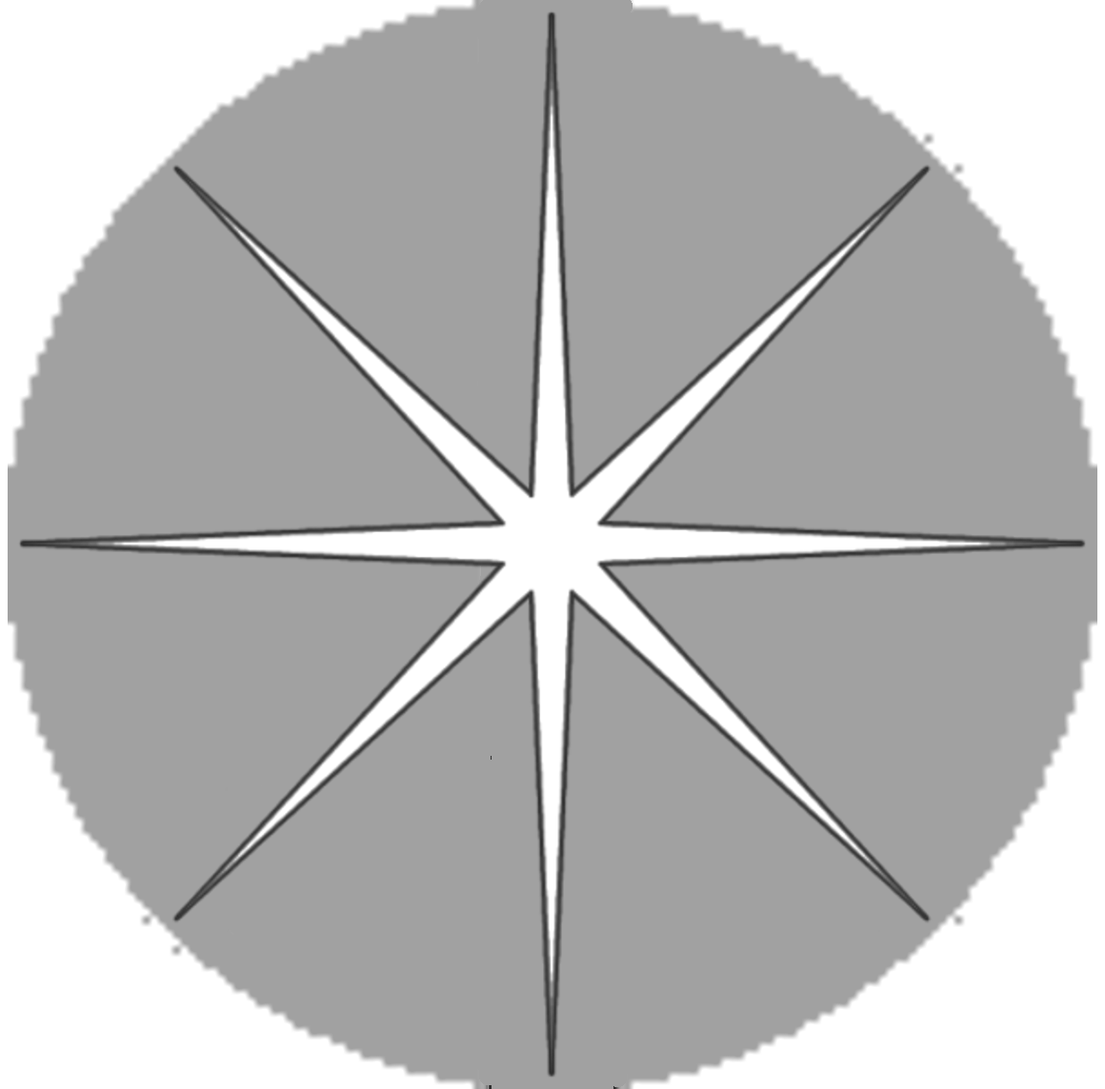
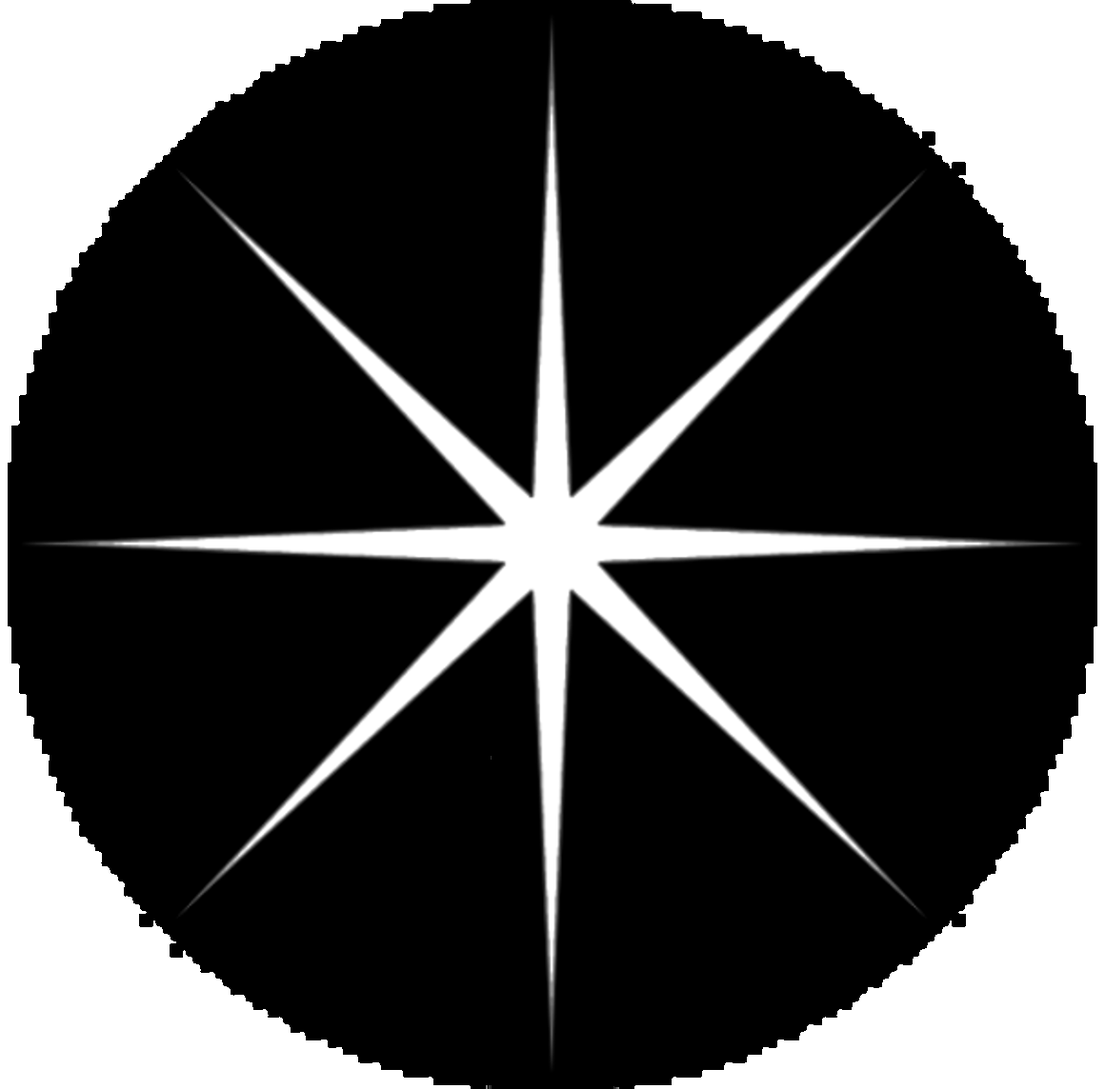
Comparing the layer stacks of the two 1105 × 1089 images. Changes:
painted on "Backing" over 7, 0, 1098, 1089
